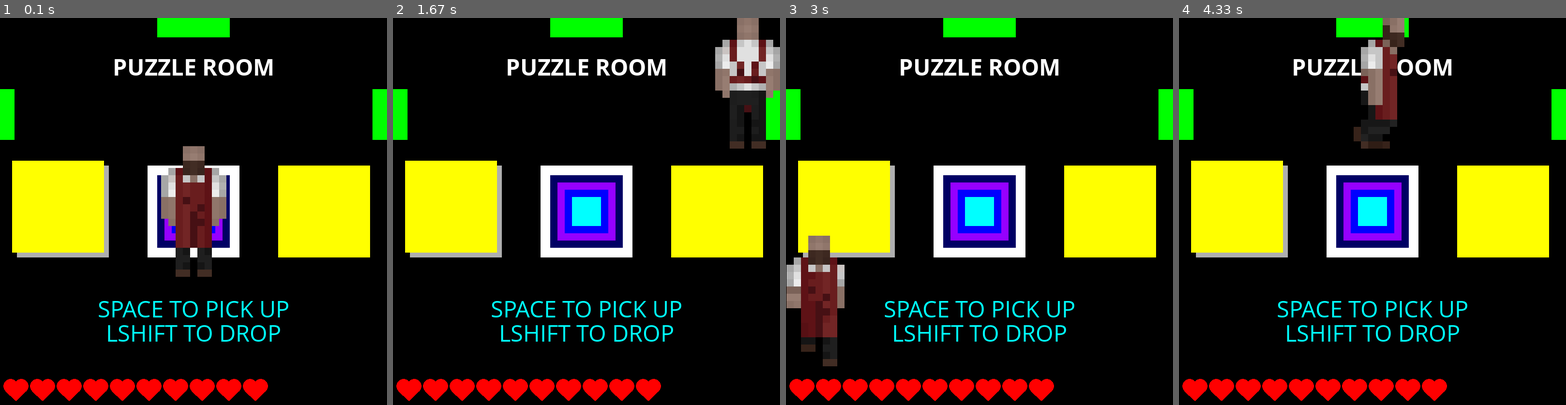
Above: before the commit, frames 1-4 (left to right).
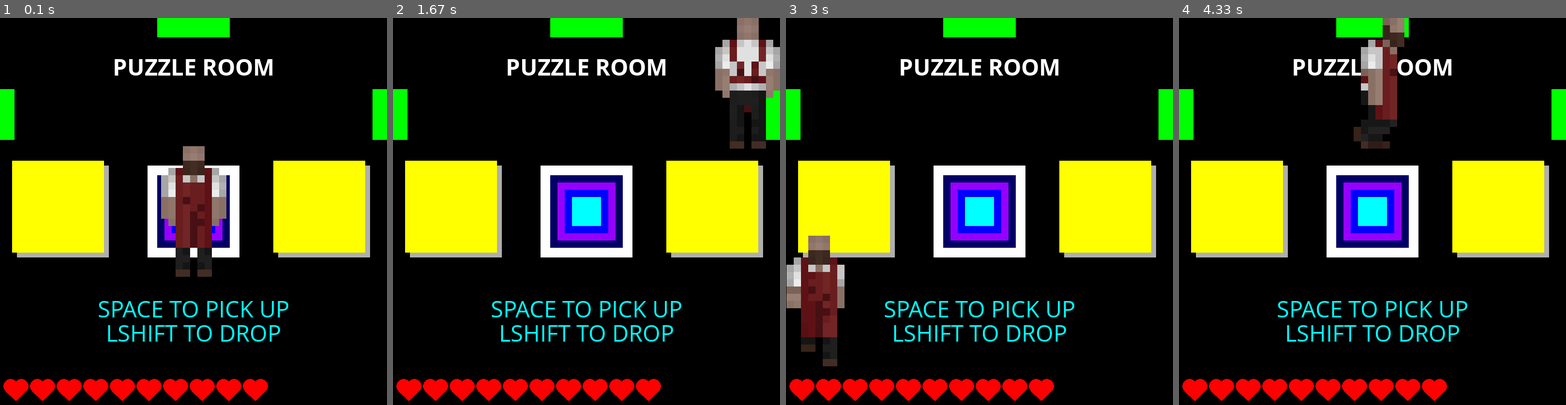
Above: after the commit, the same moments.

Repository: GetInk/useless_magnets
Game: pygame game, started from main.py
Same seed, same stepped clock (60 frames per second), same inputs: the game is played once before the commit and once after it.
Inputs:
- Up to frame 1 (0.1 s): no input
- Up to frame 2 (1.67 s): tap Space at 0.33 s; hold Right 0.67-1.13 s; hold Up 1.17-1.47 s
- Up to frame 3 (3 s): hold Left 2-2.53 s; hold Down 2.57-2.87 s
- Up to frame 4 (4.33 s): tap Shift at 3.33 s; hold Up 3.67-4.03 s; hold Right from 4.07 s (still down)

The runs differ from the first frame. In frame 1, 1.2% of the frame differs, in the area x 70-96%, y 36-62%; in frame 2, 1.2%; in frame 3, 1.2%; in frame 4, 1.2%.

Commit message:
Fixed pedistal pressure bug

Diff:
--- a/main.py
+++ b/main.py
@@ -534,16 +534,6 @@
             transformSpriteNoSmoothing(current.sprite, 0, scaleSize)
             nextFrame = clock() + current.current["animationSpeed"]
         moveSprite(current.sprite, current.x, current.y, True)
-
-    # WALK OF SCREEN
-    if current.x < 0 - scaleSize*10:
-        current.x = screenSizeX + scaleSize*10
-    elif current.x > screenSizeX + scaleSize*10:
-        current.x = 0 - scaleSize*10
-    elif current.y < 0 - scaleSize*10:
-        current.y = screenSizeY + scaleSize*10
-    elif current.y > screenSizeY + scaleSize*10:
-        current.y = 0 - scaleSize*10
 
     # MAKE EDGE SCREEN A WALL
     if current.x <= current.size[0]:
@@ -877,7 +867,7 @@
                                     rect(draw[0]-10, draw[1]-10, draw[2], draw[3], draw[4])
                                 else:
                                     rect(draw[0], draw[1], draw[2], draw[3], draw[4])
-    # DRAW HEARTS
+    # DRAW HP/HEARTS
     for draw in range(0, current.maxHP):
         drawHeart(33+draw*55, 765, 30, red)
     for draw in range(0, current.maxHP-current.HP):
--- a/rooms.py
+++ b/rooms.py
@@ -76,7 +76,7 @@
                         "draw":[670, 400, 190, 190, yellow, "rect"],
                         "whenDraw": 0,
                         "items":[],
-                        "pressure":False,
+                        "pressure":True,
                         "pressed":False
                     }
                 },
